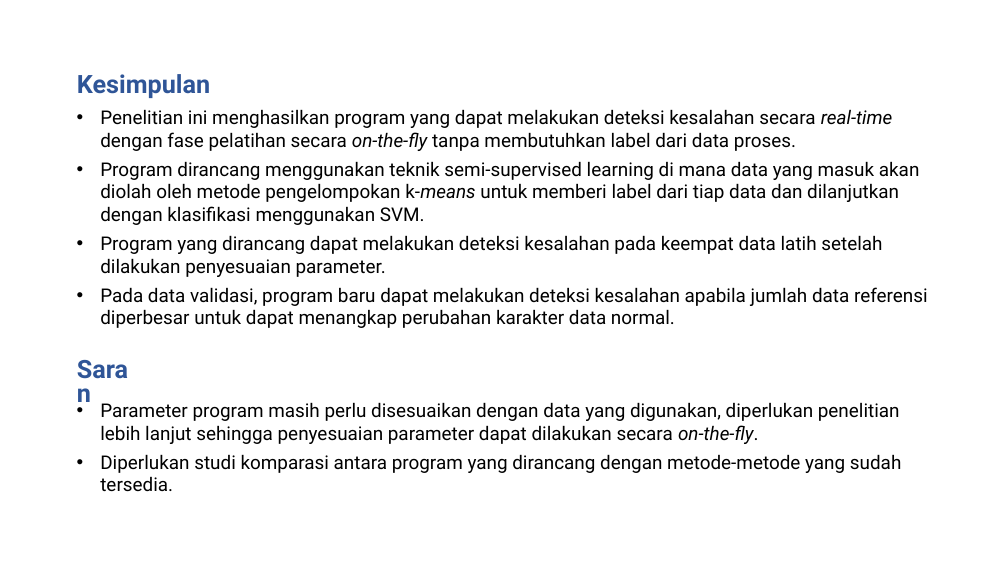
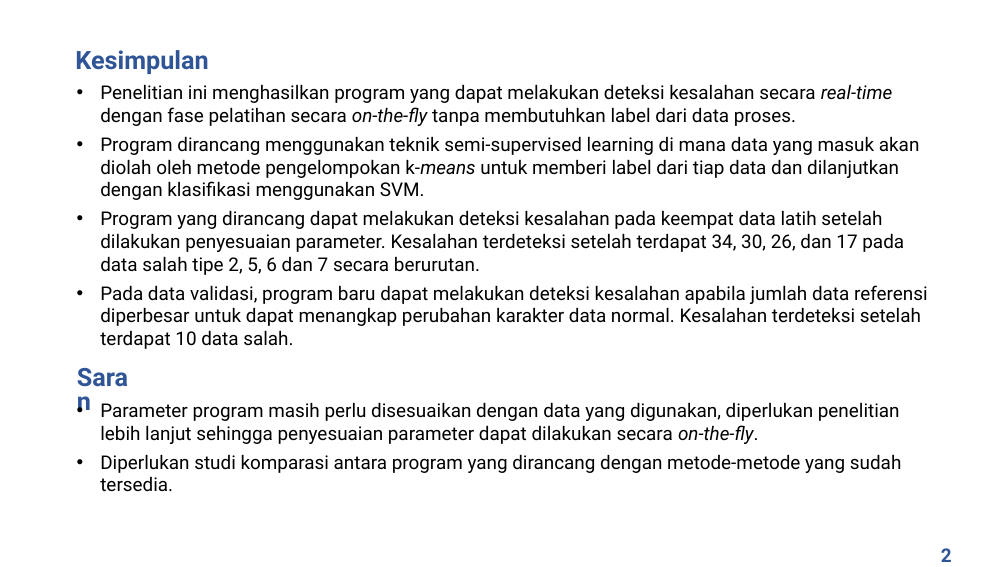
Before and after one commit to rezaandriady/TA_RezaAndriady, a slide deck: slide 23 of Presentasi/Draft Presentasi Reza Andriady - 44976.pptx (slide 26 before the commit). Drawn at 1008x567 pixels with LibreOffice and Linux fonts; fonts in the diff are those of the drawing; background and template pictures are left out. Boxes give left, top, right and bottom in pixels: in the first picture for what was removed or moved away, otherwise in the second. Text is boxed around its words. In the diff, an @@ line names an element or a change of style, - is before the commit and + after.

```diff
--- a/Presentasi/Draft Presentasi Reza Andriady - 44976.pptx
+++ b/Presentasi/Draft Presentasi Reza Andriady - 44976.pptx
@@ title "Kesimpulan": place and size @@
-title "Kesimpulan" at bbox=[77, 74, 210, 98]
+title "Kesimpulan" at bbox=[75, 50, 208, 74]
@@ text "Penelitian ini menghasilkan program yang ...": place and size @@
-text "Penelitian ini menghasilkan program yang ..." at bbox=[100, 109, 928, 328]
+text "Penelitian ini menghasilkan program yang ..." at bbox=[100, 84, 928, 349]
@@ text at bbox=[100, 210, 928, 349]: text changed @@
-• Program yang dirancang dapat melakukan deteksi kesalahan pada keempat data latih setelah dilakukan penyesuaian parameter.
-• Pada data validasi, program baru dapat melakukan deteksi kesalahan apabila jumlah data referensi diperbesar untuk dapat menangkap perubahan karakter data normal.
+• Program yang dirancang dapat melakukan deteksi kesalahan pada keempat data latih setelah dilakukan penyesuaian parameter. Kesalahan terdeteksi setelah terdapat 34, 30, 26, dan 17 pada data salah tipe 2, 5, 6 dan 7 secara berurutan.
+• Pada data validasi, program baru dapat melakukan deteksi kesalahan apabila jumlah data referensi diperbesar untuk dapat menangkap perubahan karakter data normal. Kesalahan terdeteksi setelah terdapat 10 data salah.
@@ text "Saran": place and size @@
-text "Saran" at bbox=[70, 355, 146, 390]
+text "Saran" at bbox=[70, 364, 146, 399]
@@ text added at bbox=[934, 540, 969, 567], 18 pt, text #2F5597, bold @@
+22
```
Also in this commit, not shown: 19 other slides changed, 9 slides added, 5 slides removed.
